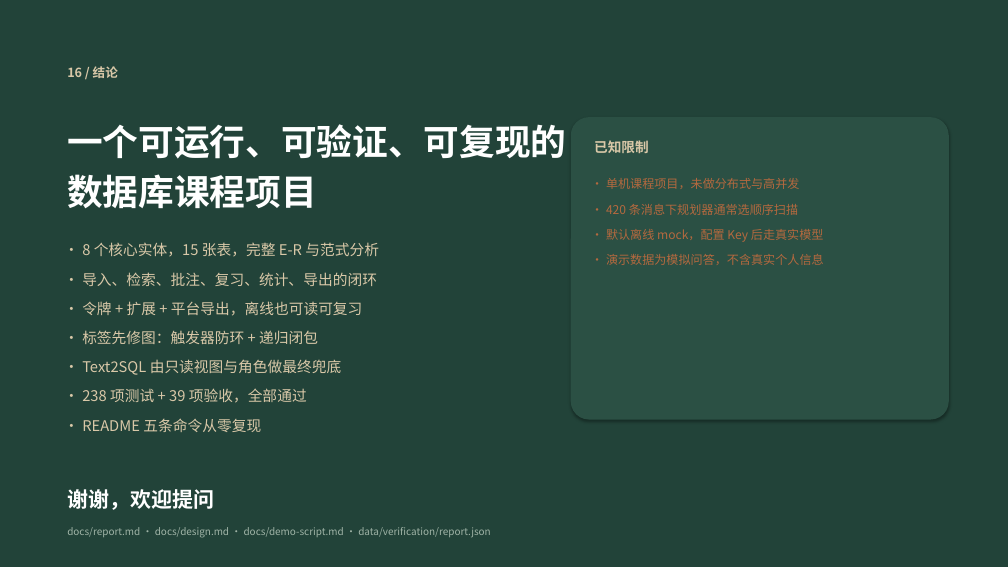
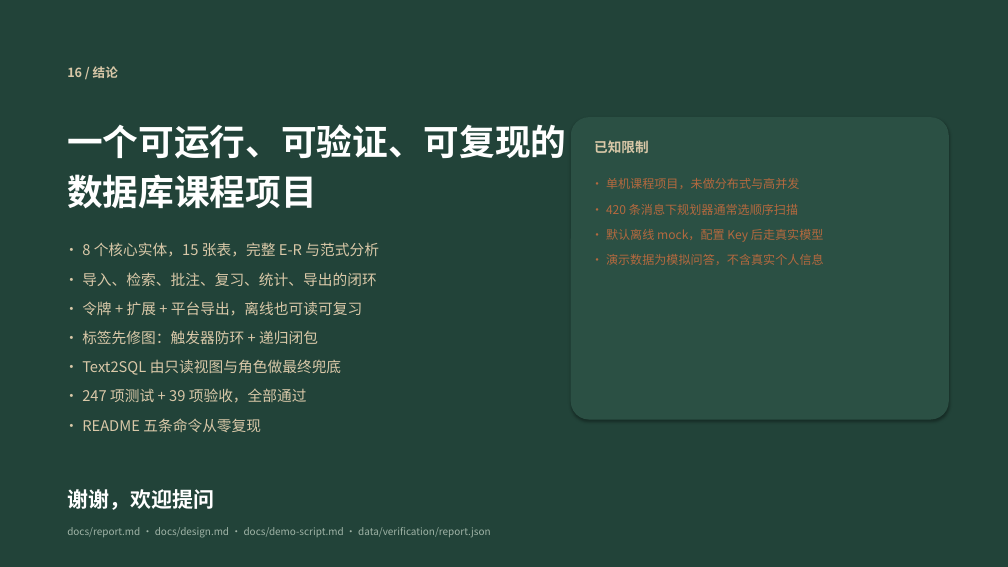
Before and after one commit to ycl-berserk/2026Database, a slide deck: slide 17 of docs/汇报.pptx. Drawn at 1008x567 pixels with LibreOffice and Linux fonts; fonts in the diff are those of the drawing. Boxes give left, top, right and bottom in pixels: in the first picture for what was removed or moved away, otherwise in the second. Text is boxed around its words. In the diff, an @@ line names an element or a change of style, - is before the commit and + after.

Commit message:
feat: 命令行客户端 ls search / ls import（A2）
新增令牌搜索接口、CLI 子命令与 ls 入口，复用预览/查重/入库流程；
补充单元与集成测试，并同步 README、报告、需求、路线图与 PPT。

```diff
--- a/docs/汇报.pptx
+++ b/docs/汇报.pptx
@@ text at [82, 388, 307, 403]: text changed @@
-• 238 项测试 + 39 项验收，全部通过
+• 247 项测试 + 39 项验收，全部通过
```
Also in this commit, not shown: 1 other slide changed, 14 other files.
